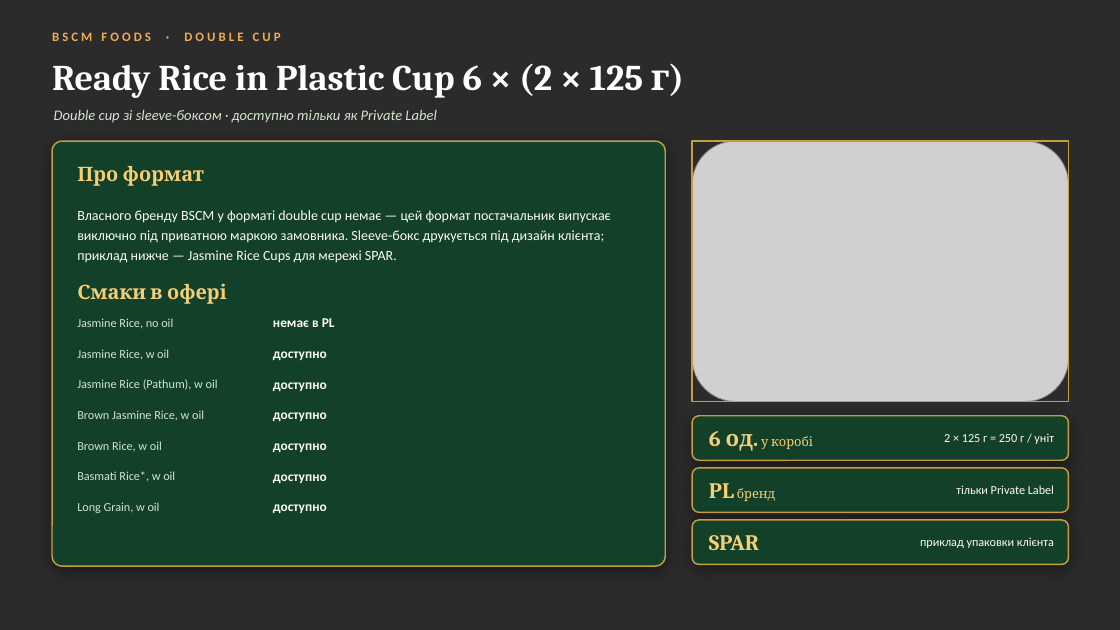
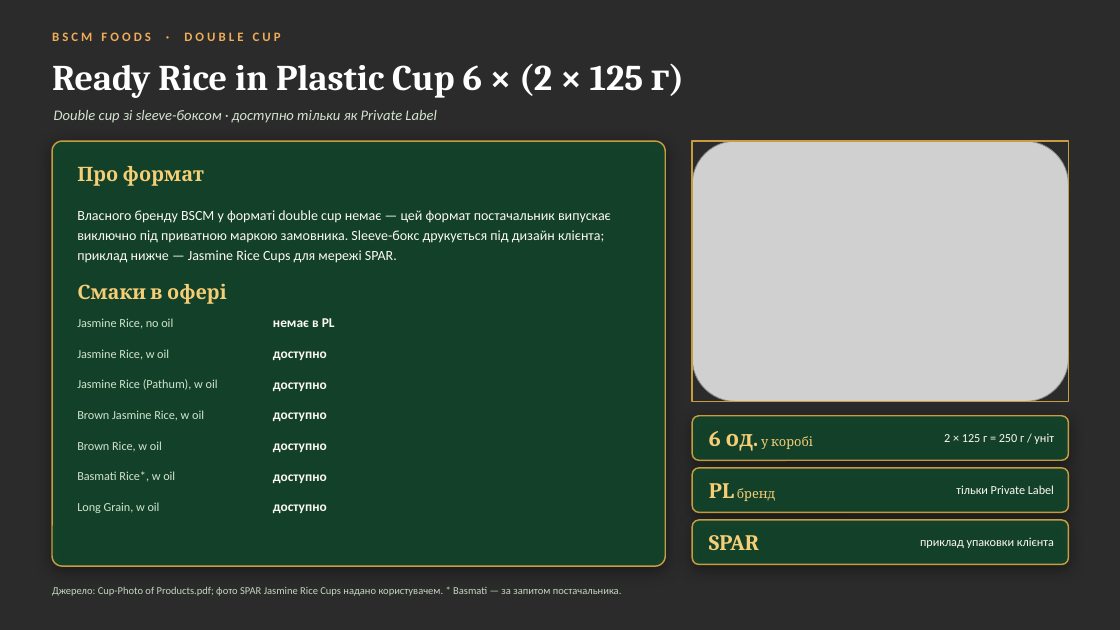
Before and after one commit to IllyaChaplygin/Chaplygin-Illya, a slide deck: slide 8 of RTE_Rice_Suppliers.pptx. Drawn at 1120x630 pixels with LibreOffice and Linux fonts; fonts in the diff are those of the drawing; grey boxes stand for pictures; background and template pictures are left out; a plain dark background stands for a picture behind light text. Boxes give left, top, right and bottom in pixels: in the first picture for what was removed or moved away, otherwise in the second. Text is boxed around its words. In the diff, an @@ line names an element or a change of style, - is before the commit and + after.

```diff
--- a/RTE_Rice_Suppliers.pptx
+++ b/RTE_Rice_Suppliers.pptx
@@ text added at [52, 586, 622, 596], 9 pt, text #C3D7BF @@
+Джерело: Cup-Photo of Products.pdf; фото SPAR Jasmine Rice Cups надано користувачем. * Basmati — за запитом постачальника.
```
Also in this commit, not shown: 1 other slide changed, 1 slide added, 1 other file.
